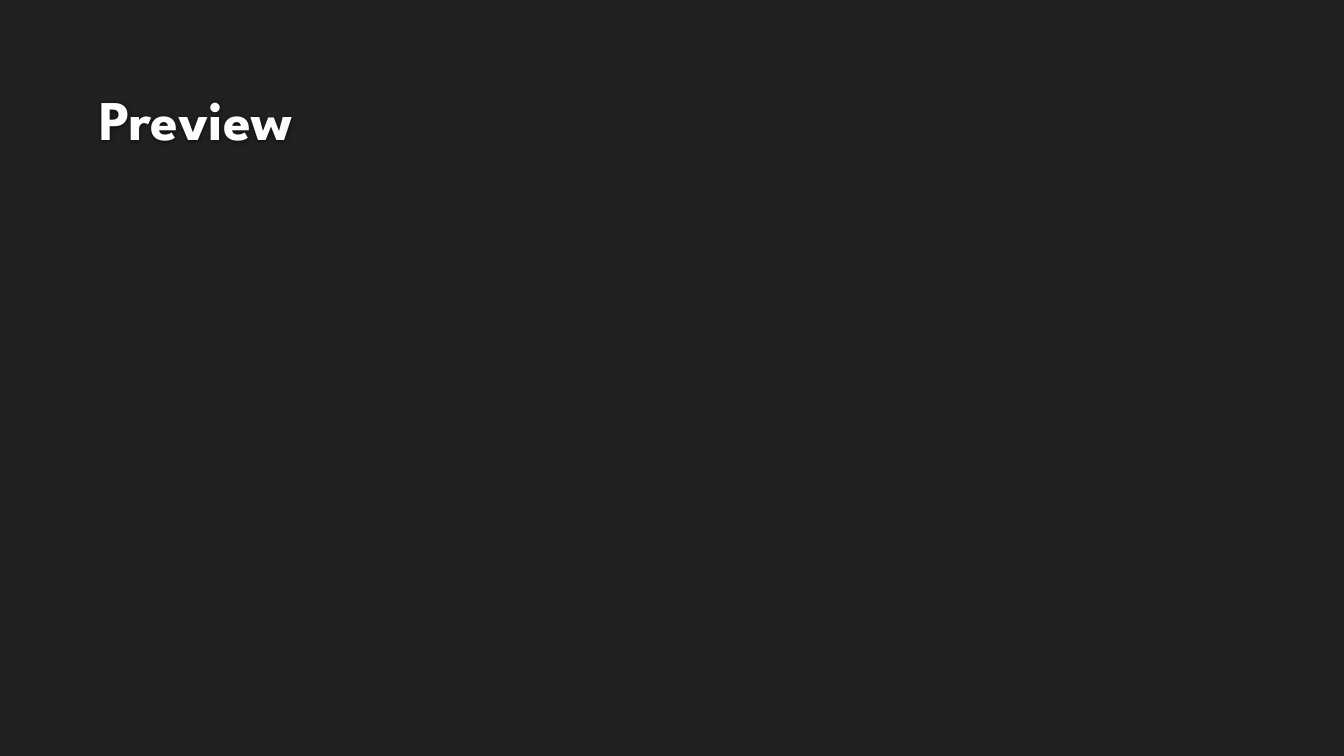
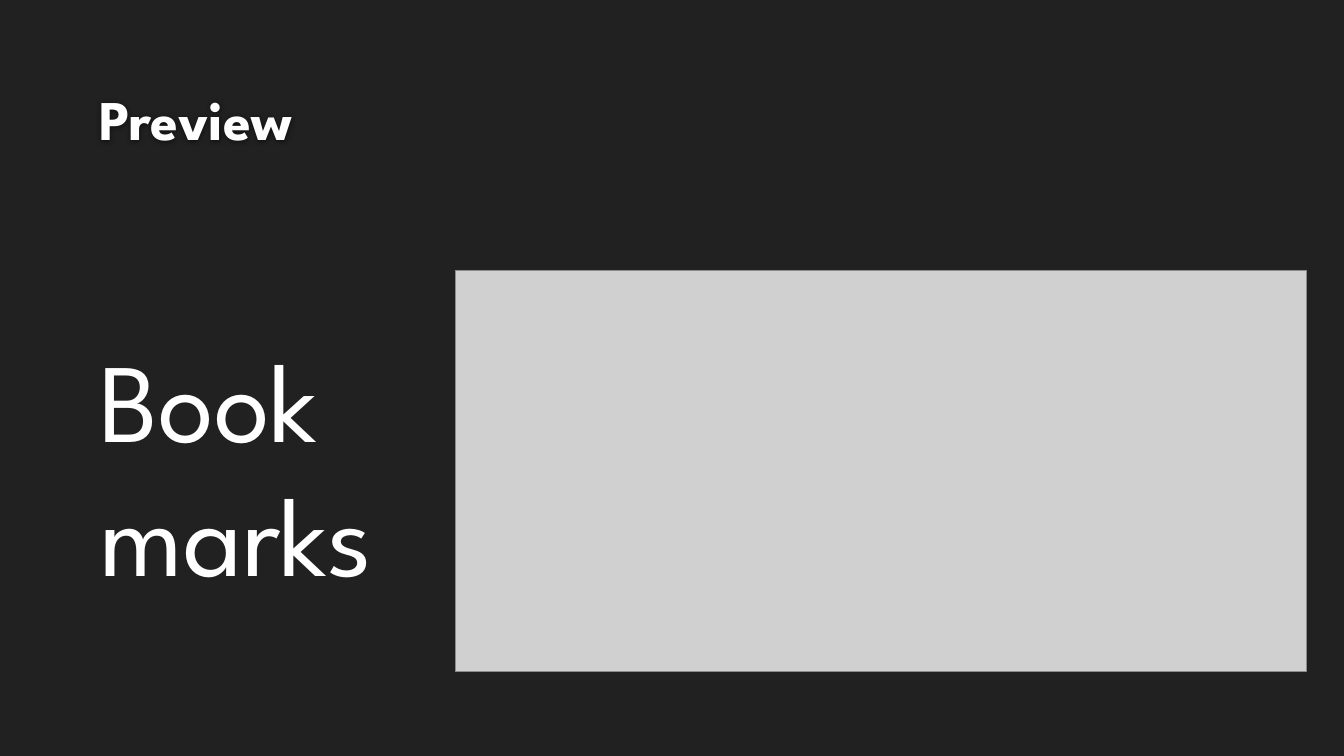
Before and after one commit to t-aswath/Kraft-Work, a slide deck: slide 8 of KRAFT-WORK.pptx. Drawn at 1344x756 pixels with LibreOffice and Linux fonts; fonts in the diff are those of the drawing; grey boxes stand for pictures; background and template pictures are left out. Boxes give left, top, right and bottom in pixels: in the first picture for what was removed or moved away, otherwise in the second. Text is boxed around its words. In the diff, an @@ line names an element or a change of style, - is before the commit and + after.

```diff
--- a/KRAFT-WORK.pptx
+++ b/KRAFT-WORK.pptx
@@ picture added at box(456, 270, 1307, 671) @@
@@ text added at box(99, 365, 372, 578), 80 pt, text #FFFFFF @@
+Book
+marks
```
Also in this commit, not shown: 2 other slides changed, 1 slide added, 3 other files.
